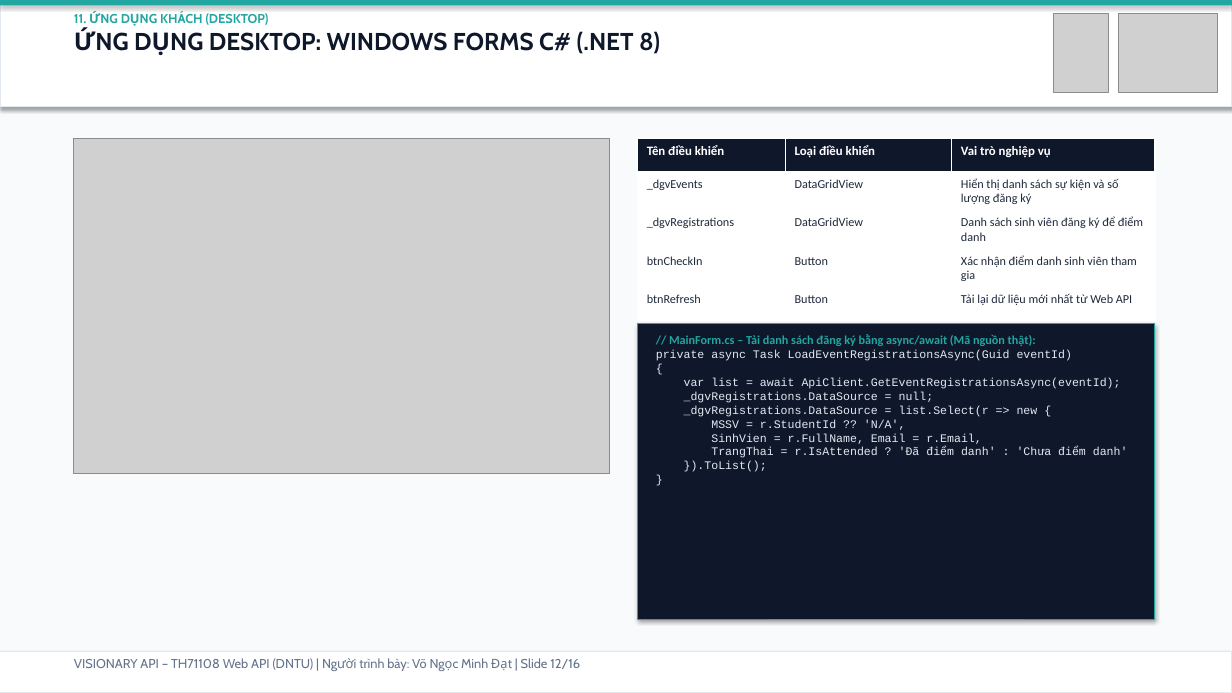
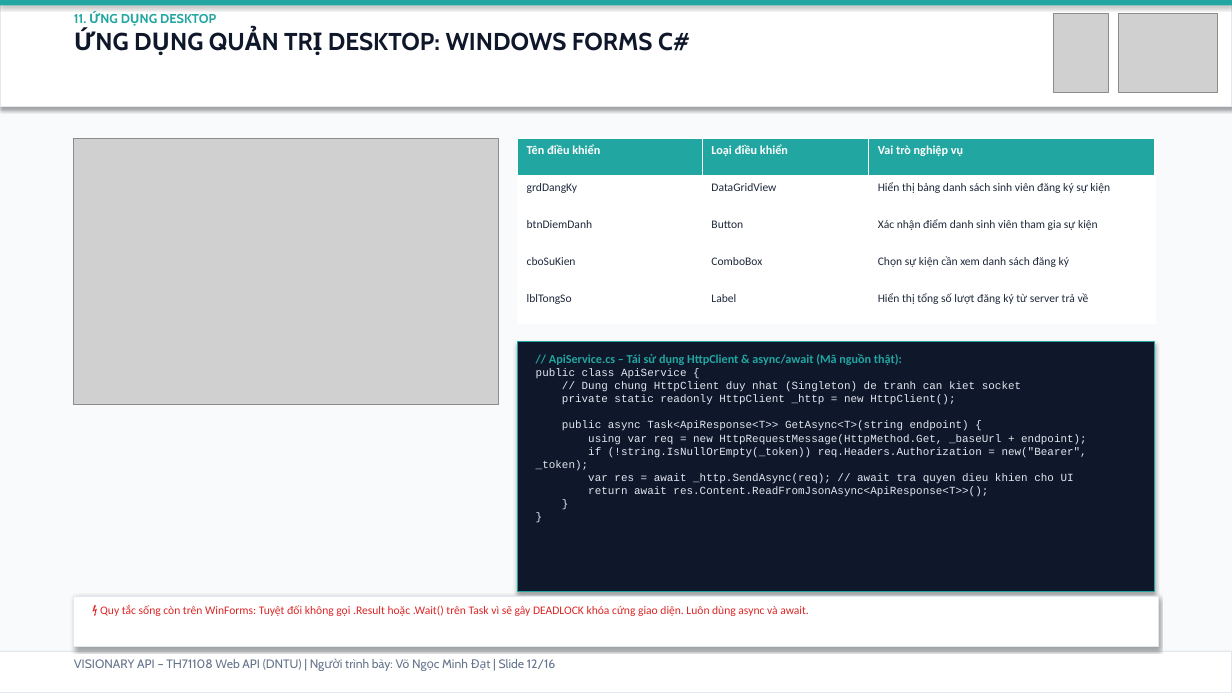
Before and after one commit to lovemvaf/visionary-api, a slide deck: slide 12 of deliverables/VISIONARY_TH71108_FINAL_PRESENTATION.pptx. Drawn at 1232x693 pixels with LibreOffice and Linux fonts; fonts in the diff are those of the drawing; grey boxes stand for pictures. Boxes give left, top, right and bottom in pixels: in the first picture for what was removed or moved away, otherwise in the second. Text is boxed around its words. In the diff, an @@ line names an element or a change of style, - is before the commit and + after.

```diff
--- a/deliverables/VISIONARY_TH71108_FINAL_PRESENTATION.pptx
+++ b/deliverables/VISIONARY_TH71108_FINAL_PRESENTATION.pptx
@@ text at (x1=74, y1=14, x2=690, y2=51): text changed @@
-11. ỨNG DỤNG KHÁCH (DESKTOP)
-ỨNG DỤNG DESKTOP: WINDOWS FORMS C# (.NET 8)
+11. ỨNG DỤNG DESKTOP
+ỨNG DỤNG QUẢN TRỊ DESKTOP: WINDOWS FORMS C#
@@ picture resized from (x1=74, y1=139, x2=610, y2=473) to (x1=74, y1=139, x2=499, y2=405) @@
@@ table at (x1=518, y1=139, x2=1155, y2=323) @@
-row 2, column 1: _dgvEvents
+row 2, column 1: grdDangKy
-row 2, column 3: Hiển thị danh sách sự kiện và số lượng đăng ký
+row 2, column 3: Hiển thị bảng danh sách sinh viên đăng ký sự kiện
-row 3: _dgvRegistrations | DataGridView | Danh sách sinh viên đăng ký để điểm danh
+row 3: btnDiemDanh | Button | Xác nhận điểm danh sinh viên tham gia sự kiện
-row 4: btnCheckIn | Button | Xác nhận điểm danh sinh viên tham gia
+row 4: cboSuKien | ComboBox | Chọn sự kiện cần xem danh sách đăng ký
-row 5: btnRefresh | Button | Tải lại dữ liệu mới nhất từ Web API
+row 5: lblTongSo | Label | Hiển thị tổng số lượt đăng ký từ server trả về
@@ fill #0F172A to #22A6A1 in row 1 @@
@@ size 10 to 9.5 pt in "Tên điều khiển", "Loại điều khiển", "Vai trò nghiệp vụ" @@
@@ size 9.5 to 9 pt in "DataGridView" @@
@@ table resized from (x1=638, y1=139, x2=1155, y2=309) to (x1=518, y1=139, x2=1155, y2=323) @@
@@ rectangle resized from (x1=638, y1=323, x2=1155, y2=619) to (x1=518, y1=342, x2=1155, y2=592) @@
@@ text at (x1=536, y1=354, x2=1087, y2=497): paragraph added @@
+}
@@ text "// ApiService.cs – Tái sử ..." moved from (x1=656, y1=334, x2=1128, y2=472) to (x1=536, y1=354, x2=1087, y2=497) @@
@@ text "// ApiService.cs – Tái sử ..." at (x1=536, y1=354, x2=1087, y2=497): size 9 to 8.5 pt in "}" @@
@@ text at (x1=536, y1=354, x2=1087, y2=497): text changed; size 9 to 8.5 pt @@
-// MainForm.cs – Tải danh sách đăng ký bằng async/await (Mã nguồn thật):
-private async Task LoadEventRegistrationsAsync(Guid eventId)
-{
-var list = await ApiClient.GetEventRegistrationsAsync(eventId);
-_dgvRegistrations.DataSource = null;
-_dgvRegistrations.DataSource = list.Select(r => new {
-MSSV = r.StudentId ?? 'N/A',
-SinhVien = r.FullName, Email = r.Email,
-TrangThai = r.IsAttended ? 'Đã điểm danh' : 'Chưa điểm danh'
-}).ToList();
+// ApiService.cs – Tái sử dụng HttpClient & async/await (Mã nguồn thật):
+public class ApiService {
+// Dung chung HttpClient duy nhat (Singleton) de tranh can kiet socket
+private static readonly HttpClient _http = new HttpClient();
+public async Task<ApiResponse<T>> GetAsync<T>(string endpoint) {
+using var req = new HttpRequestMessage(HttpMethod.Get, _baseUrl + endpoint);
+if (!string.IsNullOrEmpty(_token)) req.Headers.Authorization = new("Bearer", _token);
+var res = await _http.SendAsync(req); // await tra quyen dieu khien cho UI
+return await res.Content.ReadFromJsonAsync<ApiResponse<T>>();
@@ rectangle added at (x1=74, y1=596, x2=1158, y2=647), fill #FFFFFF, outline #E2E8F0 0.75 pt @@
@@ text added at (x1=100, y1=605, x2=809, y2=616), 9 pt, text #DC2626 @@
+⚡ Quy tắc sống còn trên WinForms: Tuyệt đối không gọi .Result hoặc .Wait() trên Task vì sẽ gây DEADLOCK khóa cứng giao diện. Luôn dùng async và await.
@@ text "VISIONARY API – TH71108 Web ..." at (x1=74, y1=659, x2=555, y2=671): size 10 to 9.5 pt @@
```
Also in this commit, not shown: 14 other slides changed, 1 slide added, 1 slide removed, 50 other files.
